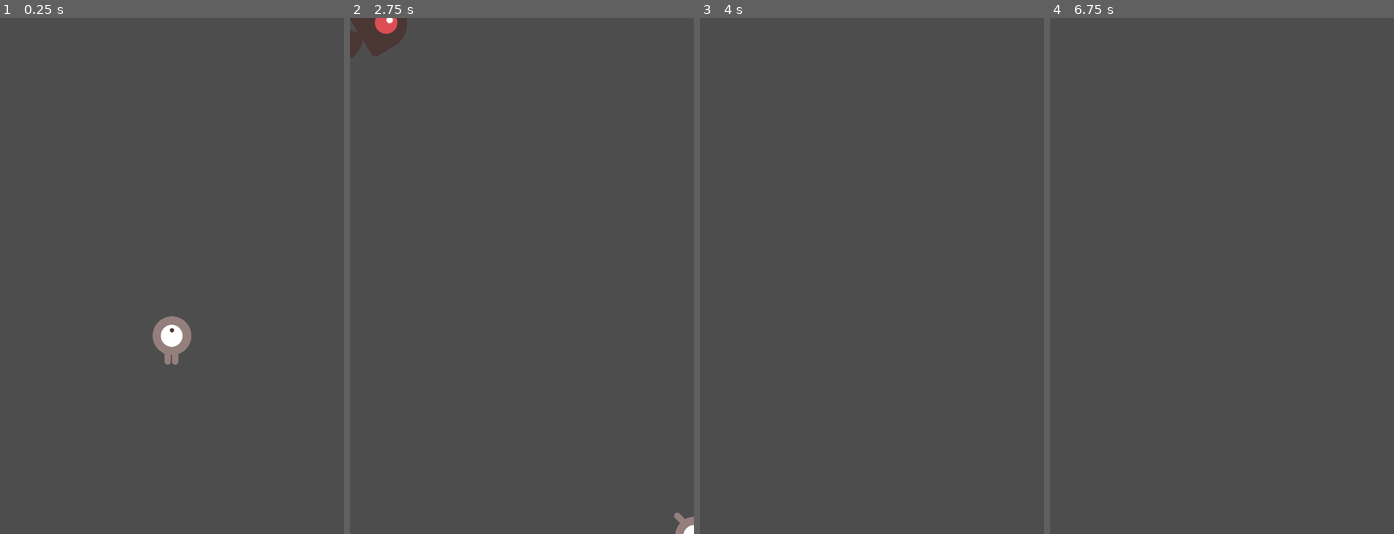
Above: before the commit, frames 1-4 (left to right).
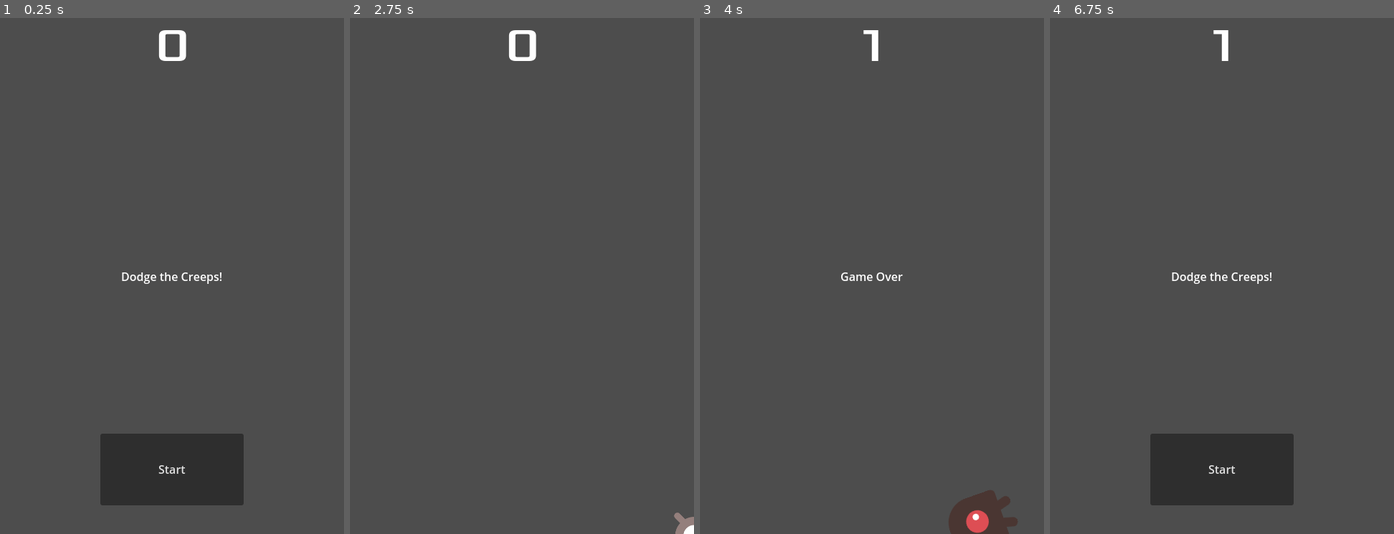
Above: after the commit, the same moments.

Repository: Luka-Bulatovic/dodge-the-creeps-2d
Game: Godot game, scene res://main.tscn
Two runs of this game, one before a commit and one after it. Both use one fixed random seed, a clock stepped at 60 frames per second and the inputs below.
Inputs (mouse positions are in pixels of both pictures, inside the frame that each line leads up to):
- Up to frame 1 (0.25 s): no input
- Up to frame 2 (2.75 s): click (522, 472) at 0.5 s, where only the run after the commit has a clickable "Start"; tap Enter at 1.25 s; hold Right (move_right) 1.28-2.03 s; hold Down (move_down) from 2.03 s (still down)
- Up to frame 3 (4 s): release Down (move_down) at 2.78 s; hold Right (move_right) 2.78-3.53 s; hold Up (move_up) from 3.53 s (still down)
- Up to frame 4 (6.75 s): release Up (move_up) at 4.28 s; hold Left (move_left) 4.28-5.78 s; tap Space at 5 s; hold Down (move_down) 5.78-6.53 s; tap Enter at 6.5 s; hold Right (move_right) from 6.53 s (still down)

The runs differ from the first frame. In frame 1, 7.0% of the frame differs, in the area x 29-71%, y 2-95%; in frame 2, 1.2%; in frame 3, 1.5%; in frame 4, 6.1%.

Commit message:
Added HUD

Diff:
--- /dev/null
+++ b/hud.gd
@@ -0,0 +1,30 @@
+extends CanvasLayer
+
+# Notifies `Main` node that the button has been pressed
+signal start_game
+
+func show_message(text):
+	$Message.text = text
+	$Message.show()
+	$MessageTimer.start()
+
+func show_game_over():
+	show_message("Game Over")
+	# Wait until the MessageTimer has counted down.
+	await $MessageTimer.timeout
+
+	$Message.text = "Dodge the Creeps!"
+	$Message.show()
+	# Make a one-shot timer and wait for it to finish.
+	await get_tree().create_timer(1.0).timeout
+	$StartButton.show()
+
+func update_score(score):
+	$ScoreLabel.text = str(score)
+
+func _on_start_button_pressed() -> void:
+	$StartButton.hide()
+	start_game.emit()
+
+func _on_message_timer_timeout() -> void:
+	$Message.hide()
--- /dev/null
+++ b/hud.tscn
@@ -0,0 +1,59 @@
+[gd_scene load_steps=3 format=3 uid="uid://b7ckdadkgub56"]
+
+[ext_resource type="FontFile" uid="uid://h8xjio1f8j1h" path="res://fonts/Xolonium-Regular.ttf" id="1_37p78"]
+[ext_resource type="Script" uid="uid://b7yo21xrocomm" path="res://hud.gd" id="1_64ctp"]
+
+[node name="HUD" type="CanvasLayer"]
+script = ExtResource("1_64ctp")
+
+[node name="ScoreLabel" type="Label" parent="."]
+anchors_preset = 5
+anchor_left = 0.5
+anchor_right = 0.5
+offset_left = -22.5
+offset_right = 22.5
+offset_bottom = 78.0
+grow_horizontal = 2
+theme_override_fonts/font = ExtResource("1_37p78")
+theme_override_font_sizes/font_size = 64
+text = "0"
+horizontal_alignment = 1
+vertical_alignment = 1
+
+[node name="Message" type="Label" parent="."]
+anchors_preset = 8
+anchor_left = 0.5
+anchor_top = 0.5
+anchor_right = 0.5
+anchor_bottom = 0.5
+offset_left = -240.0
+offset_top = -11.5
+offset_right = 240.0
+offset_bottom = 11.5
+grow_horizontal = 2
+grow_vertical = 2
+text = "Dodge the Creeps!"
+horizontal_alignment = 1
+vertical_alignment = 1
+autowrap_mode = 2
+
+[node name="StartButton" type="Button" parent="."]
+anchors_preset = 7
+anchor_left = 0.5
+anchor_top = 1.0
+anchor_right = 0.5
+anchor_bottom = 1.0
+offset_left = -100.0
+offset_top = -140.0
+offset_right = 100.0
+offset_bottom = -40.0
+grow_horizontal = 2
+grow_vertical = 0
+text = "Start"
+
+[node name="MessageTimer" type="Timer" parent="."]
+wait_time = 2.0
+one_shot = true
+
+[connection signal="pressed" from="StartButton" to="." method="_on_start_button_pressed"]
+[connection signal="timeout" from="MessageTimer" to="." method="_on_message_timer_timeout"]
--- a/main.gd
+++ b/main.gd
@@ -9,13 +9,21 @@
 	$ScoreTimer.stop()
 	$MobTimer.stop()
 
+	$HUD.show_game_over()
+
 func new_game():
 	score = 0
 	$Player.start($StartPosition.position)
 	$StartTimer.start()
 
+	$HUD.update_score(score)
+	$HUD.show_message("Get Ready")
+
+	get_tree().call_group("mobs", "queue_free") # This will call queue_free on each member of mobs group, telling them to destroy themselves
+
 func _on_score_timer_timeout():
 	score += 1
+	$HUD.update_score(score)
 
 func _on_start_timer_timeout():
 	$MobTimer.start()
@@ -47,4 +55,5 @@
 	add_child(mob)
 
 func _ready():
-	new_game()
+	pass
+	#new_game()
--- a/main.tscn
+++ b/main.tscn
@@ -1,8 +1,9 @@
-[gd_scene load_steps=5 format=3 uid="uid://bfuo5r5ftoe4d"]
+[gd_scene load_steps=6 format=3 uid="uid://bfuo5r5ftoe4d"]
 
 [ext_resource type="Script" uid="uid://cwt3pnhij1upq" path="res://main.gd" id="1_0xm2m"]
 [ext_resource type="PackedScene" uid="uid://7fggowgjb6vy" path="res://mob.tscn" id="2_1bvp3"]
 [ext_resource type="PackedScene" uid="uid://5nca3i3a6w5p" path="res://player.tscn" id="2_h2yge"]
+[ext_resource type="PackedScene" uid="uid://b7ckdadkgub56" path="res://hud.tscn" id="4_1bvp3"]
 
 [sub_resource type="Curve2D" id="Curve2D_1bvp3"]
 _data = {
@@ -33,7 +34,10 @@
 
 [node name="MobSpawnLocation" type="PathFollow2D" parent="MobPath"]
 
+[node name="HUD" parent="." instance=ExtResource("4_1bvp3")]
+
 [connection signal="hit" from="Player" to="." method="game_over"]
 [connection signal="timeout" from="MobTimer" to="." method="_on_mob_timer_timeout"]
 [connection signal="timeout" from="StartTimer" to="." method="_on_start_timer_timeout"]
 [connection signal="timeout" from="ScoreTimer" to="." method="_on_score_timer_timeout"]
+[connection signal="start_game" from="HUD" to="." method="new_game"]
--- a/mob.tscn
+++ b/mob.tscn
@@ -48,7 +48,7 @@
 radius = 34.0
 height = 94.0
 
-[node name="Mob" type="RigidBody2D"]
+[node name="Mob" type="RigidBody2D" groups=["mobs"]]
 collision_mask = 0
 gravity_scale = 0.0
 script = ExtResource("1_1qmh0")
Not shown, added: hud.gd.uid
